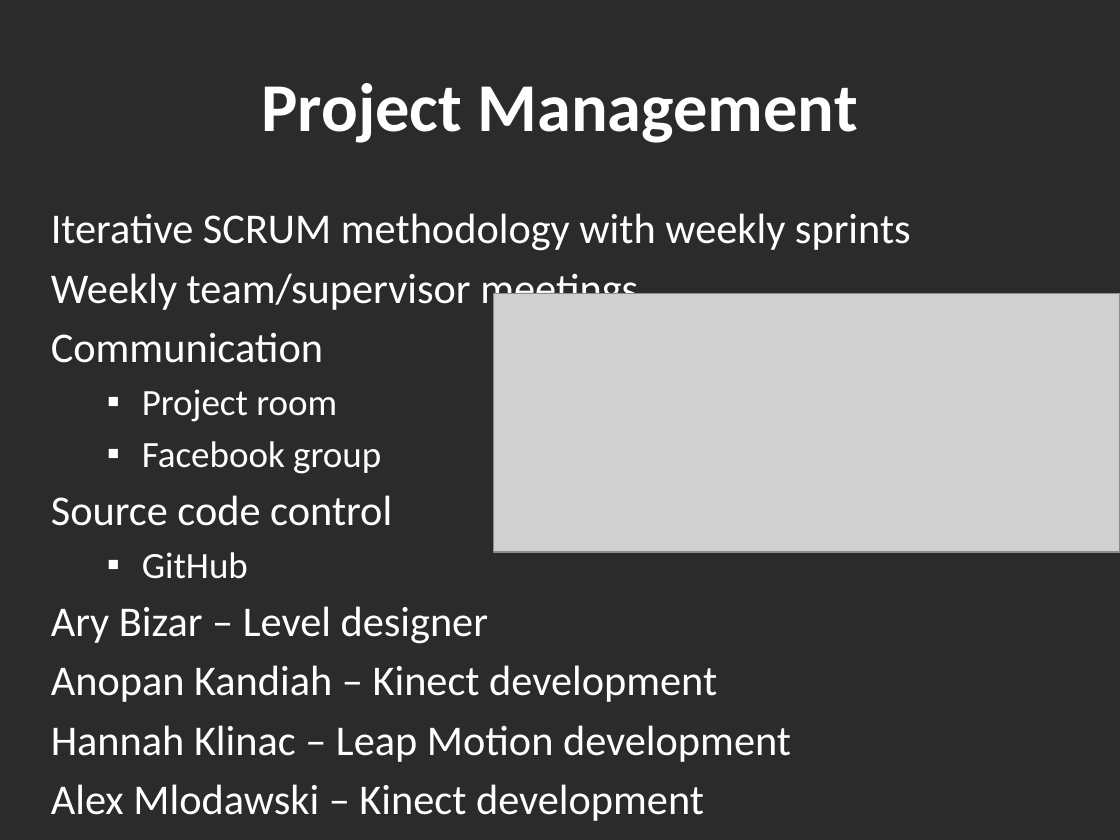
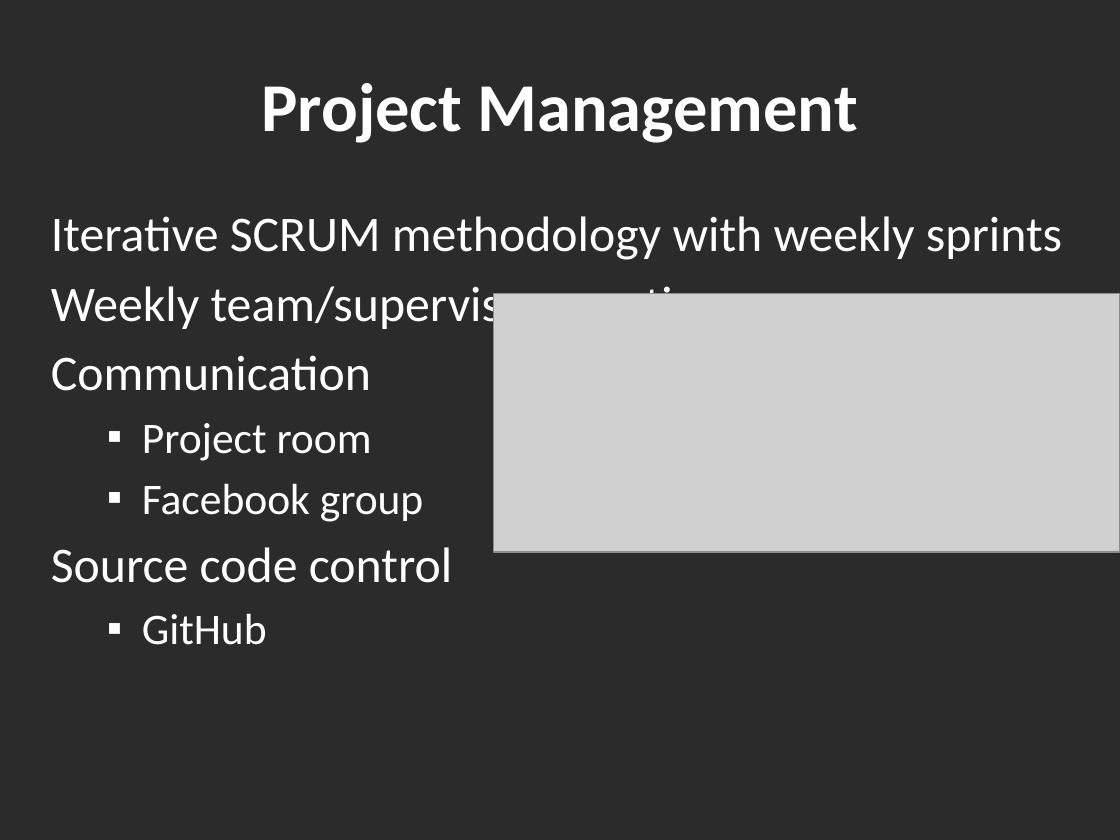
Before and after one commit to Hankli/VirtualEnvironments-Project, a slide deck: slide 7 of Documents/Presentations/Final Presentation v1.pptx. Drawn at 1120x840 pixels with LibreOffice and Linux fonts; fonts in the diff are those of the drawing; grey boxes stand for pictures; background and template pictures are left out; a plain dark background stands for a picture behind light text. Boxes give left, top, right and bottom in pixels: in the first picture for what was removed or moved away, otherwise in the second. Text is boxed around its words. In the diff, an @@ line names an element or a change of style, - is before the commit and + after.

Commit message:
Presentation update

```diff
--- a/Documents/Presentations/Final Presentation v1.pptx
+++ b/Documents/Presentations/Final Presentation v1.pptx
@@ text "Iterative SCRUM methodology with weekly ..." at <box>51,216,1062,645</box>: size 27.2 to 32 pt in "Iterative SCRUM methodology with weekly sprints", "Weekly team/supervisor meetings", "Communication", "Source code control"; size 23.8 to 28 pt in "Project room", "Facebook group", "GitHub" @@
@@ text at <box>51,606,791,821</box>: paragraphs removed @@
-Ary Bizar – Level designer
-Anopan Kandiah – Kinect development
-Hannah Klinac – Leap Motion development
-Alex Mlodawski – Kinect development
-Bryan Yu – Razer Hydra development, database
```
Also in this commit, not shown: 1 slide added, 1 other file.
